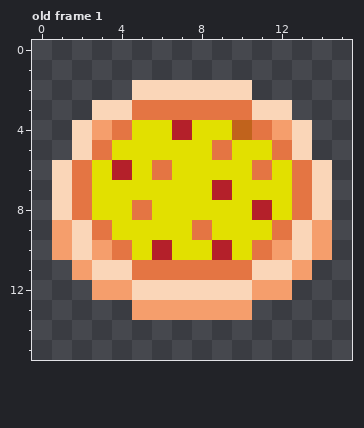
File history of a pixel-art file, sprites/pepperoni_pizza_big.aseprite. Above is the file before it was changed.
16x16 pixels, 1 frame. Shown: old frame 1. The commit also changed other frames, which this record leaves out.
New version:
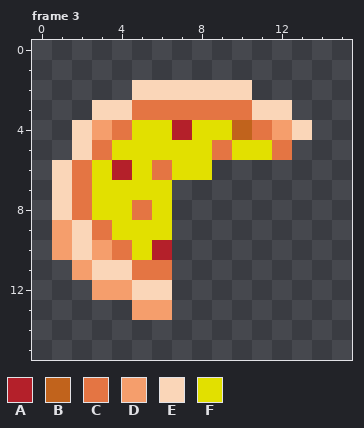
Palette (. is transparent): A #b4202a  B #c1631c  C #e47543  D #f59e6c  E #fad6b8  F #e2e000
A new or re-ordered frame is compared with the old frame closest to it.
Author's note on the commit: animated pizzas
Edits made:
frames 1 -> 5
Frame 3 is new; against old frame 1:
The author cleared colour A in row 7 at x 9; in row 8 at x 11; in row 10 at x 9.
The author cleared colour C in row 6 at x 11 and 13; in rows 7 to 8 at x 13; in row 9 at x 8 and 12; in row 10 at x 11; in row 11 at x 7 to 10.
The author cleared colour D in row 9 at x 14; in row 10 at x 12 and 14; in row 11 at x 13; in row 12 at x 11 to 12; in row 13 at x 7 to 10.
The author cleared colour E in row 5 at x 13; in rows 6 to 8 at x 14; in rows 9 to 10 at x 13; in row 11 at x 11 to 12; in row 12 at x 7 to 10.
The author cleared colour F in row 6 at x 9 to 10 and 12; in row 7 at x 7 to 8 and 10 to 12; in row 8 at x 7 to 10 and 12; in row 9 at x 7 and 9 to 11; in row 10 at x 7 to 8 and 10.
Pixel boxes of the changes (left, top, right, bottom) in both pictures:
erased: (172, 140, 332, 320)
